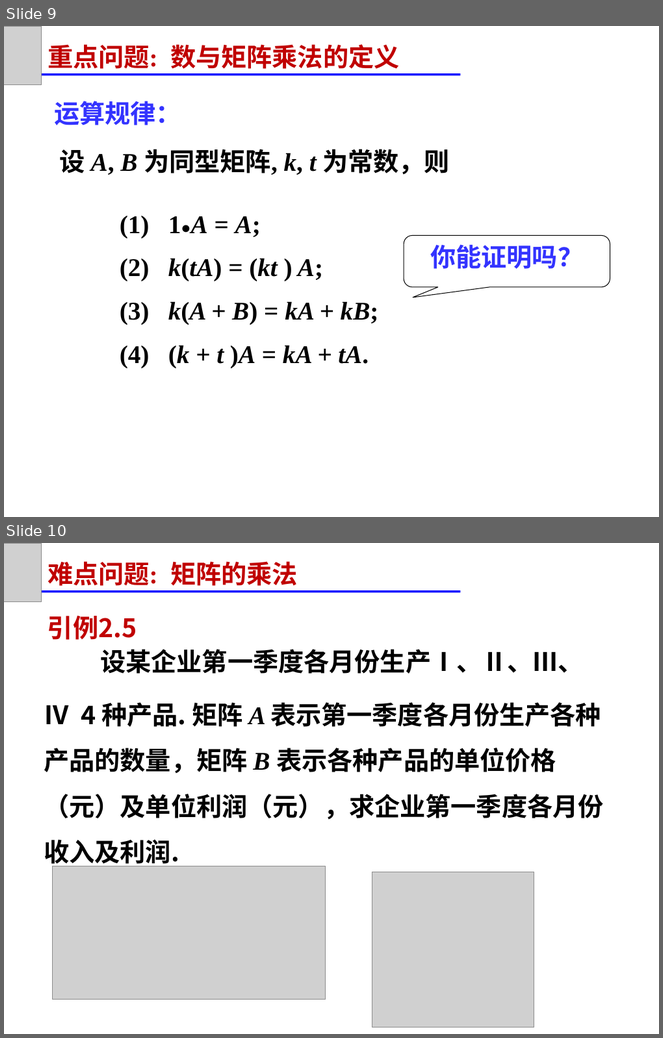
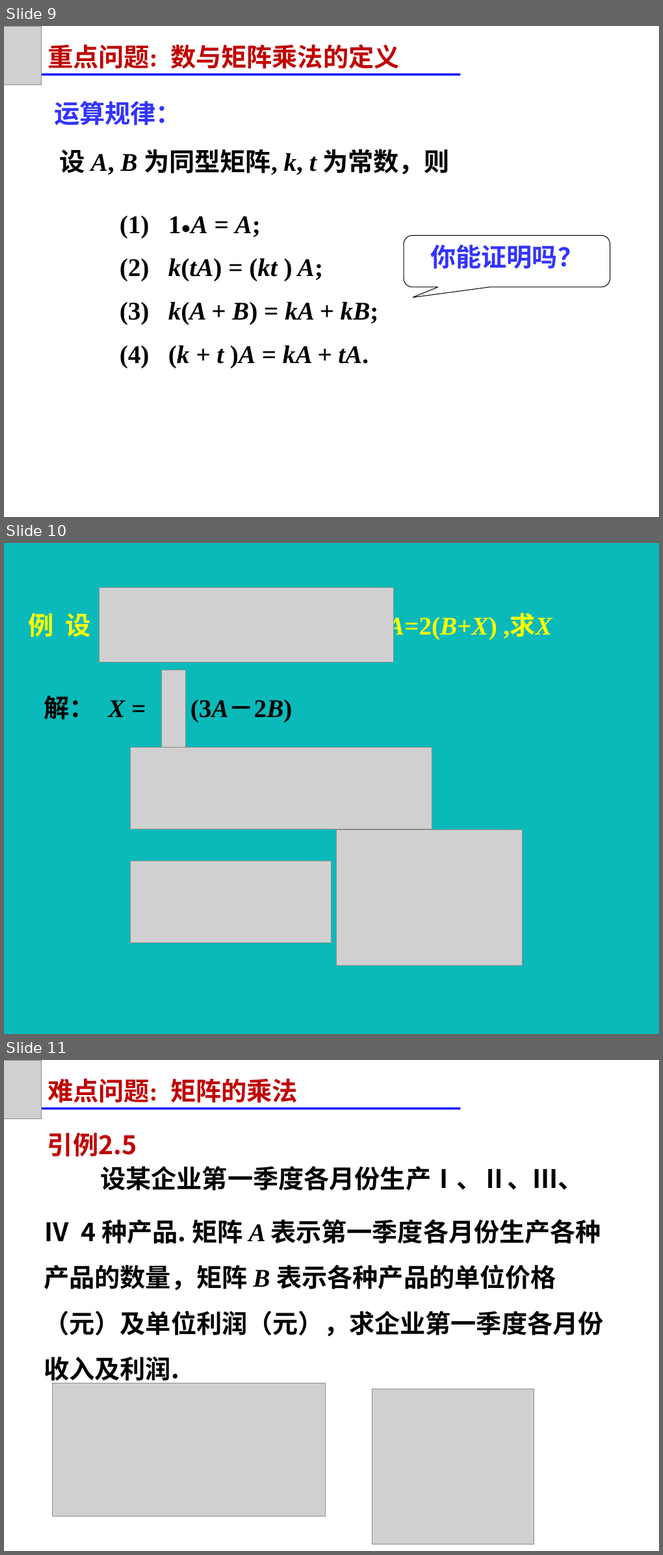
Before and after one commit to zeemeil/zeemeil.github.io, a slide deck: files/2025_2_LM/1024_0202.pptx. Shown one above the other, each under a label of ours: slides 9 and 10 before the commit, slides 9, 10 and 11 after it. The pictures are 663x1038 and 663x1555 pixels, drawn with LibreOffice and Linux fonts; fonts in the diff are those of the drawing; grey boxes stand for pictures. Boxes give left, top, right and bottom in pixels: in the first picture for what was removed or moved away, otherwise in the second. Text is boxed around its words. In the diff, an @@ line names an element or a change of style, - is before the commit and + after.

```diff
--- a/files/2025_2_LM/1024_0202.pptx
+++ b/files/2025_2_LM/1024_0202.pptx
@@ slide 10 added at (x1=4, y1=543, x2=659, y2=1034), background #0ABABA @@
@@ picture added at (x1=100, y1=588, x2=394, y2=662) @@
@@ text added at (x1=29, y1=613, x2=553, y2=640), 28 pt, text #FFFF00, bold @@
+例 设 , 3A=2(B+X) ,求X
@@ picture added at (x1=161, y1=670, x2=185, y2=747) @@
@@ text added at (x1=44, y1=696, x2=293, y2=722), 28 pt, text #000000, bold @@
+解： X = (3A－2B)
@@ picture added at (x1=131, y1=747, x2=432, y2=829) @@
@@ picture added at (x1=337, y1=830, x2=523, y2=966) @@
@@ picture added at (x1=131, y1=861, x2=332, y2=943) @@
@@ what was slide 10 is now slide 11 @@
```
Also in this commit, not shown: 10 other slides added, 21 other files.
